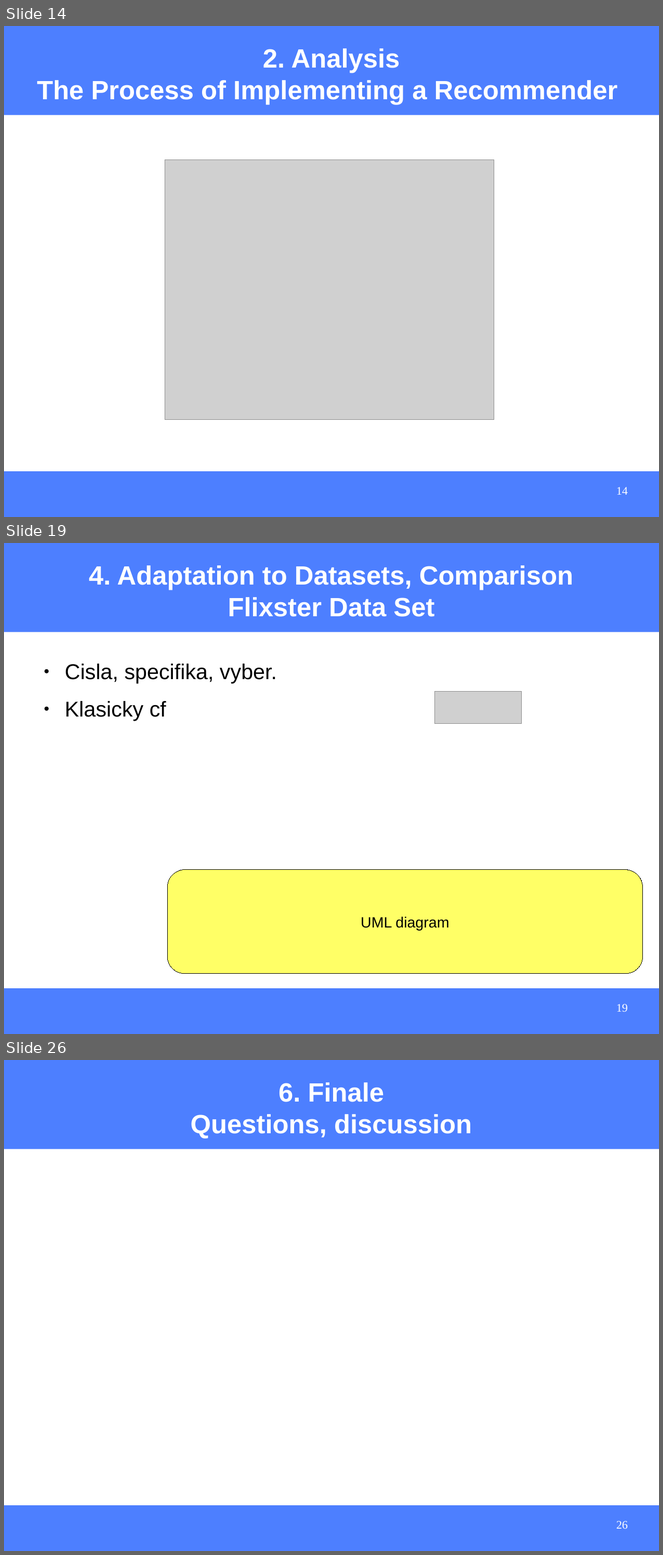
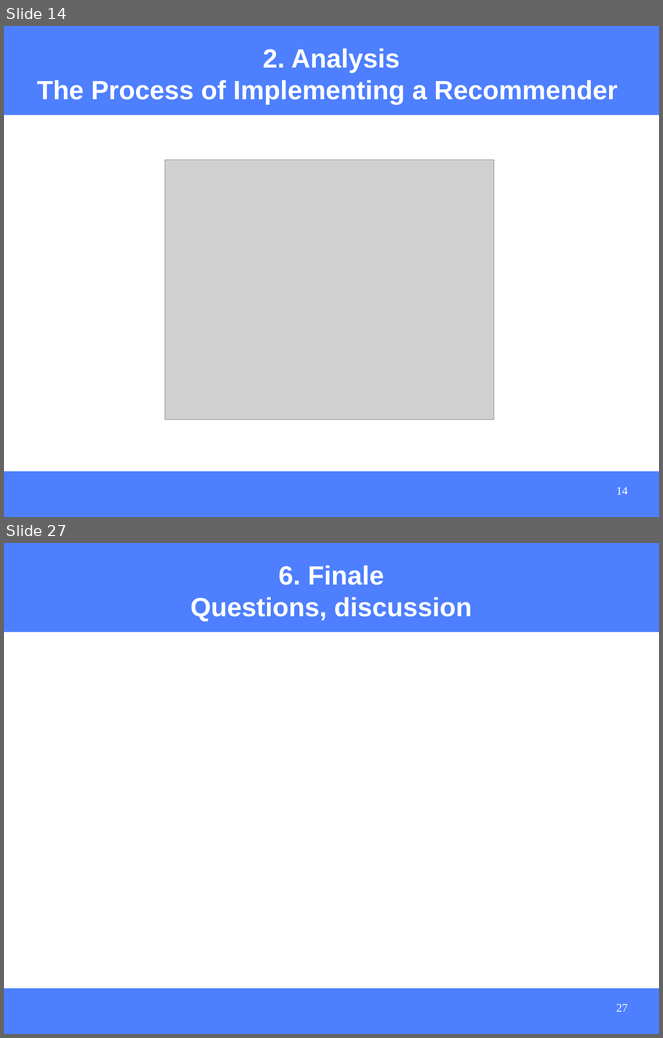
Before and after one commit to hasantayyar/unresyst, a slide deck: docs/presentations/unresyst_seminar_110308.odp. Shown one above the other, each under a label of ours: slides 14, 19 and 26 before the commit, slides 14 and 27 after it; the slides between them are not shown. The pictures are 663x1555 and 663x1038 pixels, drawn with LibreOffice and Linux fonts; fonts in the diff are those of the drawing; grey boxes stand for pictures. Boxes give left, top, right and bottom in pixels: in the first picture for what was removed or moved away, otherwise in the second. Text is boxed around its words. In the diff, an @@ line names an element or a change of style, - is before the commit and + after.

Commit message:
added diagrams and mahout

```diff
--- a/docs/presentations/unresyst_seminar_110308.odp
+++ b/docs/presentations/unresyst_seminar_110308.odp
@@ slide 19 removed at [4, 543, 659, 1034], background #FFFFFF; not listed: 2 template elements that a slide beside it also shows @@
@@ title removed at [89, 565, 573, 617] @@
-4. Adaptation to Datasets, Comparison
-Flixster Data Set
@@ text removed at [65, 664, 277, 721] @@
-● Cisla, specifika, vyber.
-● Klasicky cf
@@ picture removed at [435, 692, 522, 724] @@
@@ rounded rectangle removed at [167, 870, 643, 974] @@
-UML diagram
@@ page number removed at [617, 1004, 628, 1012] @@
-19
@@ what was slide 26 is now slide 27 @@
@@ page number at [617, 1004, 628, 1012]: text changed @@
-26
+27
```
Also in this commit, not shown: 3 slides changed, 9 slides added, 7 other slides removed, 16 other files.
